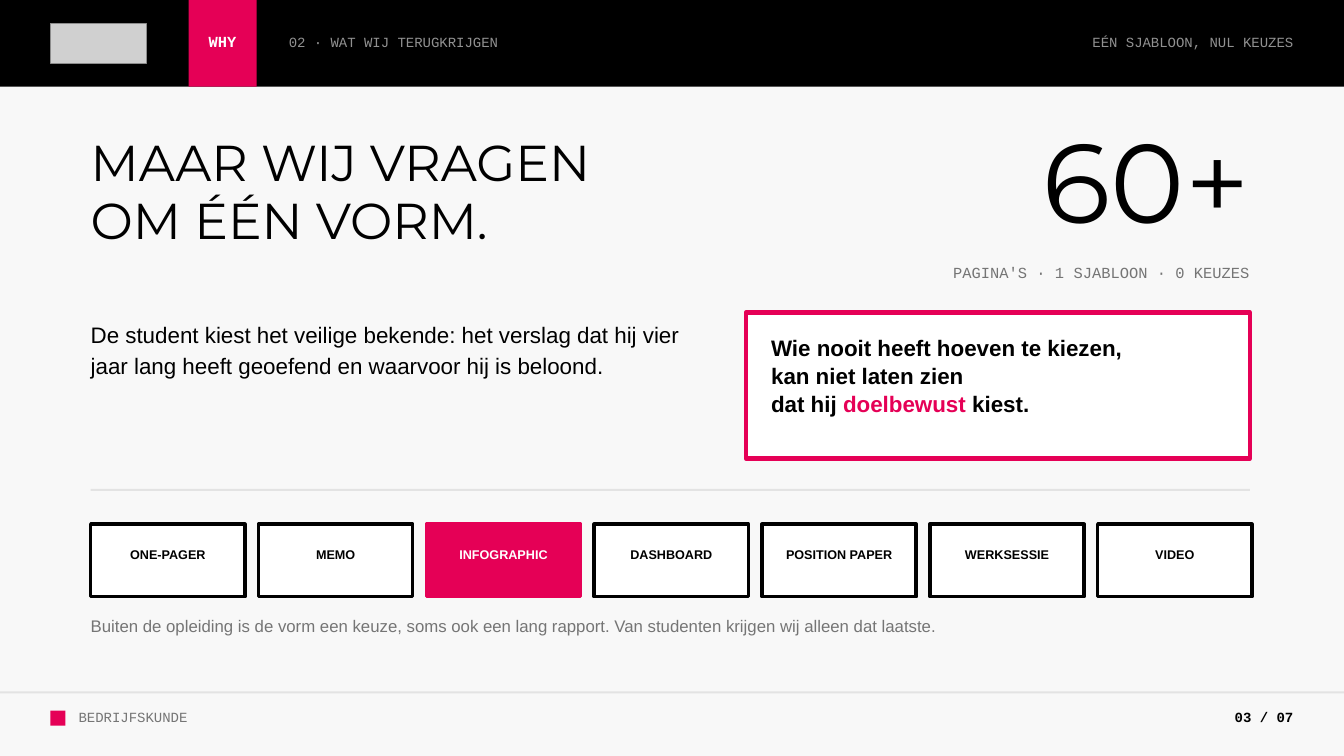
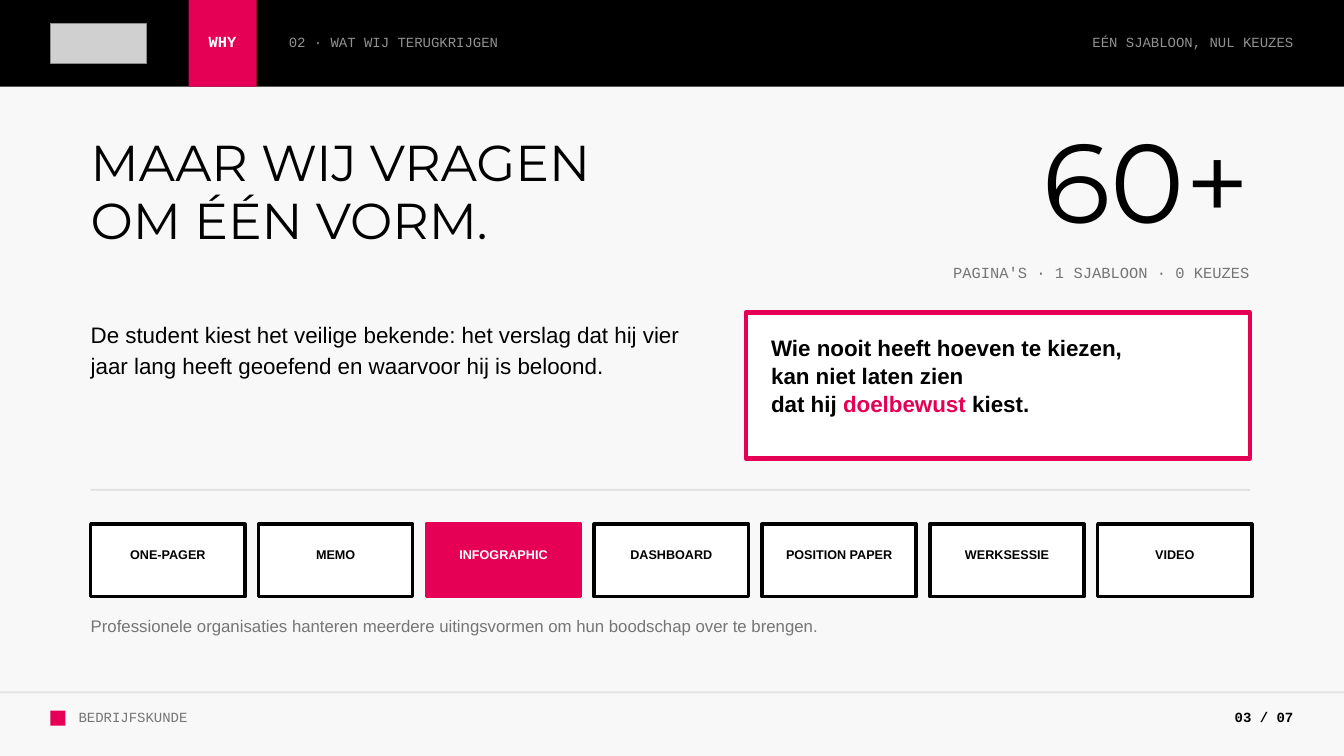
Before and after one commit to hanbedrijfskunde/aod-communicatie-slides, a slide deck: slide 3 of Goed-advies-moet-ook-goed-landen.pptx. Drawn at 1344x756 pixels with LibreOffice and Linux fonts; fonts in the diff are those of the drawing; grey boxes stand for pictures. Boxes give left, top, right and bottom in pixels: in the first picture for what was removed or moved away, otherwise in the second. Text is boxed around its words. In the diff, an @@ line names an element or a change of style, - is before the commit and + after.

```diff
--- a/Goed-advies-moet-ook-goed-landen.pptx
+++ b/Goed-advies-moet-ook-goed-landen.pptx
@@ text at [91,620,817,636]: text changed @@
-Buiten de opleiding is de vorm een keuze, soms ook een lang rapport. Van studenten krijgen wij alleen dat laatste.
+Professionele organisaties hanteren meerdere uitingsvormen om hun boodschap over te brengen.
```
Also in this commit, not shown: 2 other files.
